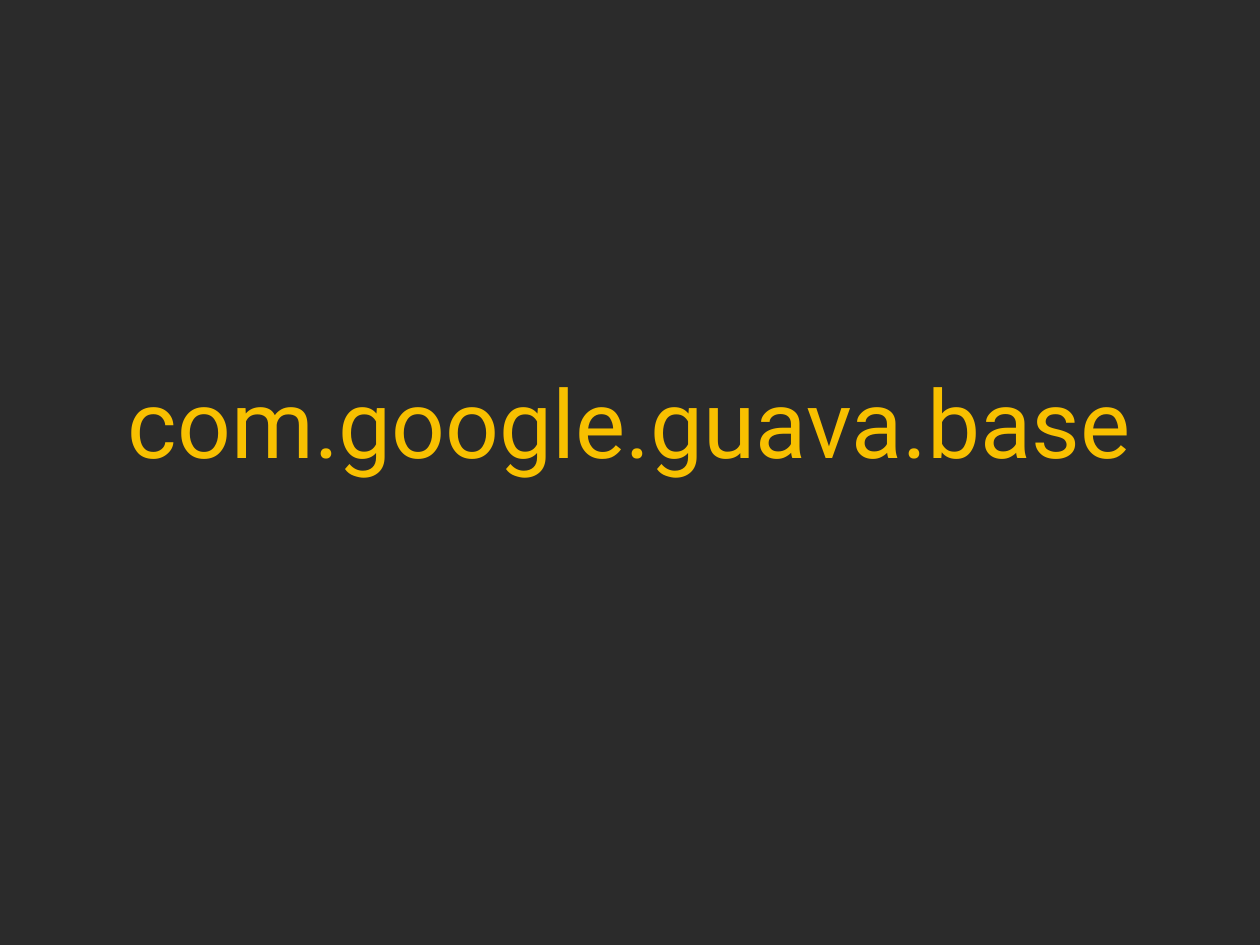
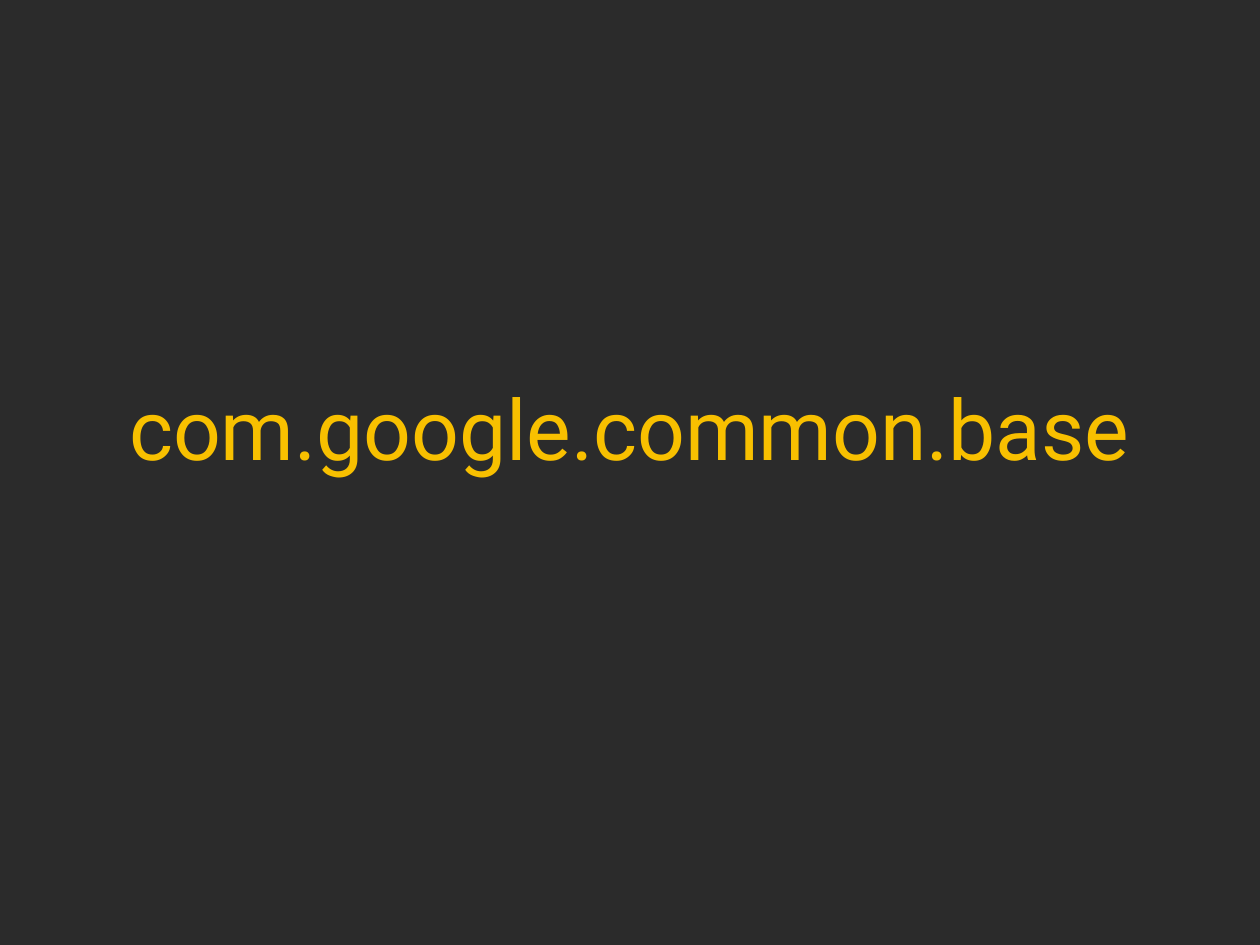
Before and after one commit to twoqubed/JavaMUG-Guava, a slide deck: slide 5 of JavaMUG - Guava.pptx. Drawn at 1260x945 pixels with LibreOffice and Linux fonts; fonts in the diff are those of the drawing; background and template pictures are left out; a plain dark background stands for a picture behind light text. Boxes give left, top, right and bottom in pixels: in the first picture for what was removed or moved away, otherwise in the second. Text is boxed around its words. In the diff, an @@ line names an element or a change of style, - is before the commit and + after.

```diff
--- a/JavaMUG - Guava.pptx
+++ b/JavaMUG - Guava.pptx
@@ title at [129,397,1129,478]: text changed; size 54 to 48 pt @@
-com.google.guava.base
+com.google.common.base
```
Also in this commit, not shown: 18 other slides changed, 5 slides added, 6 slides removed, 9 other files.
